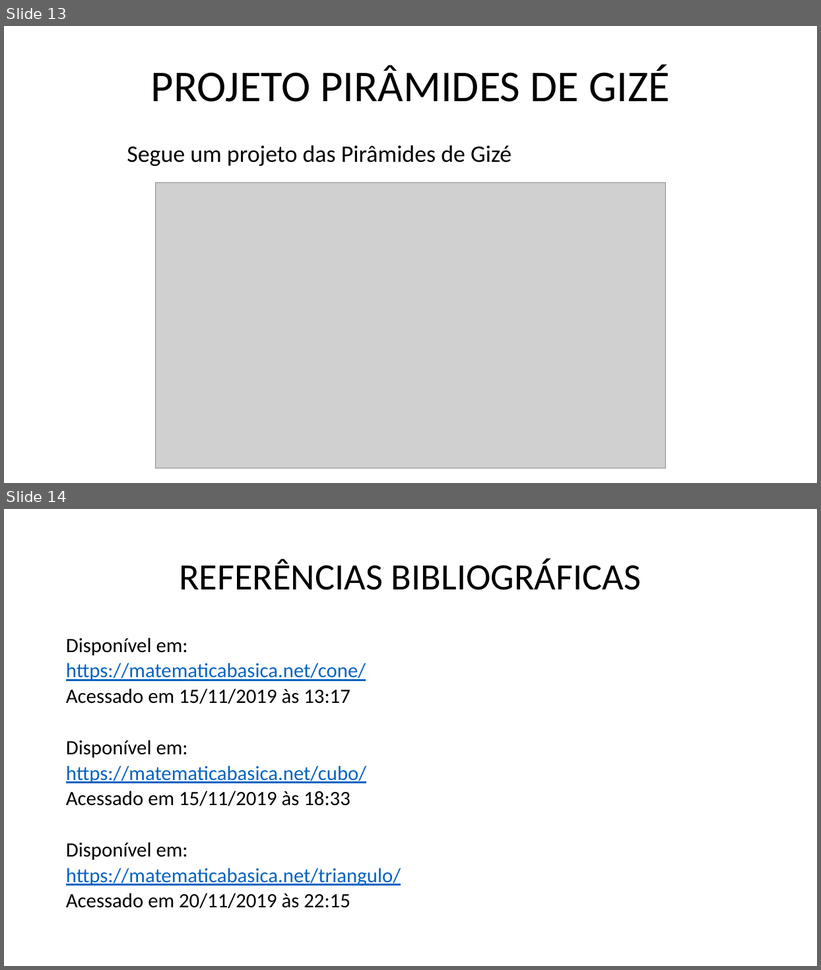
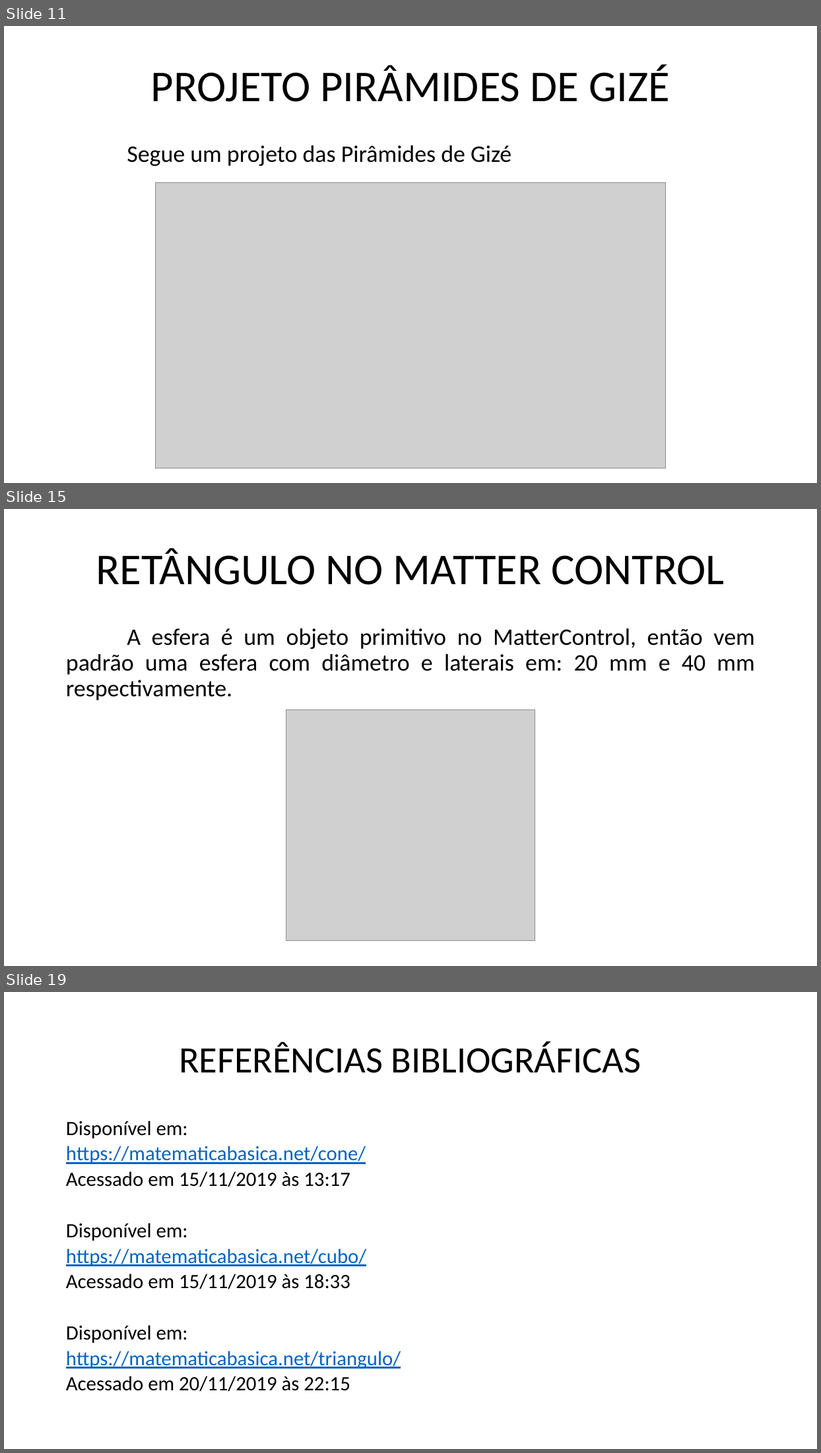
Before and after one commit to marcosdosea/ManualImpessora3D, a slide deck: Curso/Fundamentos de impressão 3D - Objetos.pptx. Shown one above the other, each under a label of ours: slides 13 and 14 before the commit, slides 11, 15 and 19 after it; the slides between them are not shown. The pictures are 821x970 and 821x1453 pixels, drawn with LibreOffice and Linux fonts; fonts in the diff are those of the drawing; grey boxes stand for pictures. Boxes give left, top, right and bottom in pixels: in the first picture for what was removed or moved away, otherwise in the second. Text is boxed around its words. In the diff, an @@ line names an element or a change of style, - is before the commit and + after.

```diff
--- a/Curso/Fundamentos de impressão 3D - Objetos.pptx
+++ b/Curso/Fundamentos de impressão 3D - Objetos.pptx
@@ slide 15 added at [4,509,817,966], background #FFFFFF @@
@@ title added at [96,548,725,585], 52 pt, text #000000 @@
+RETÂNGULO NO MATTER CONTROL
@@ text added at [66,628,754,700], 28 pt, text #000000 @@
+A esfera é um objeto primitivo no MatterControl, então vem padrão uma esfera com diâmetro e laterais em: 20 mm e 40 mm respectivamente.
@@ picture added at [286,710,535,941] @@
@@ what was slide 13 is now slide 11 @@
@@ what was slide 14 is now slide 19 @@
```
Also in this commit, not shown: 2 slides changed, 5 other slides added, 1 slide removed, 3 other files.
